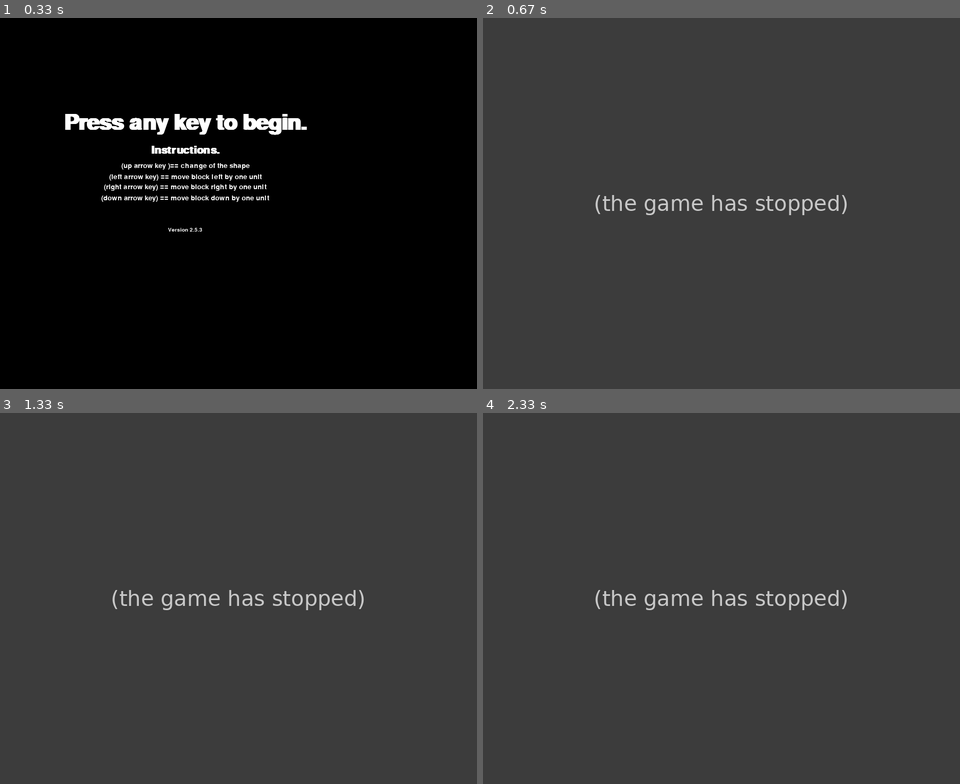
Above: before the commit, frames 1-4 (two rows, left to right).
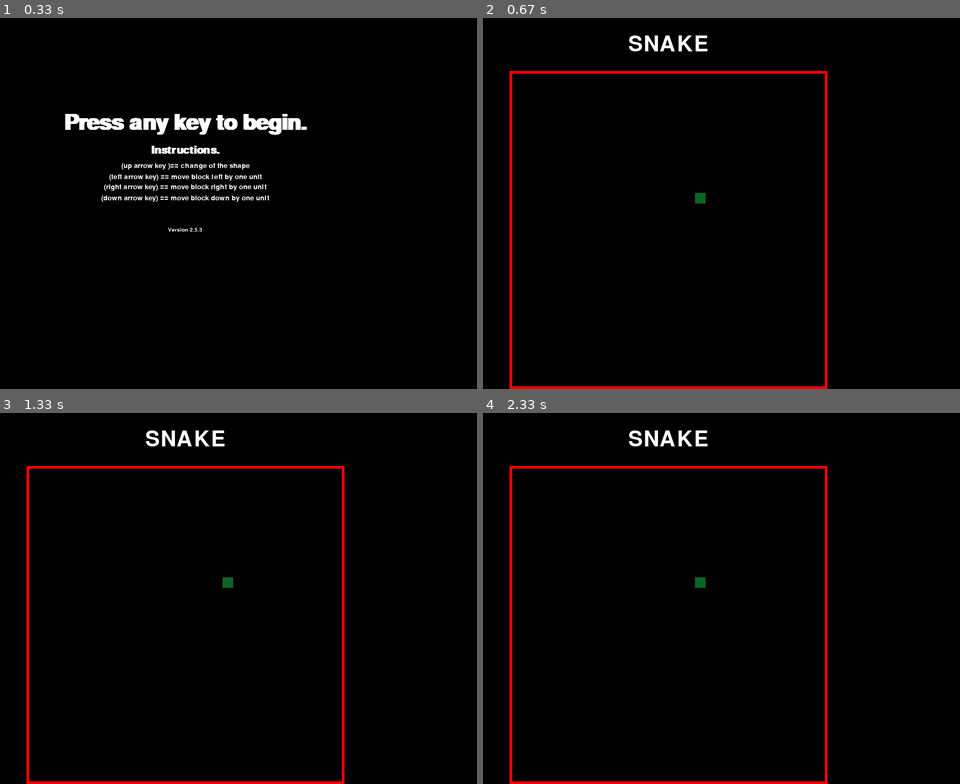
Above: after the commit, the same moments.

Repository: mohitiitr/snake-pygame
Game: pygame game, started from version 1/snake.py
The game is run twice, just before and just after one commit, with the same random seed, the same clock (stepped at 60 frames per second) and the same inputs.
Inputs:
- Up to frame 1 (0.33 s): no input
- Up to frame 2 (0.67 s): tap Space at 0.33 s
- Up to frame 3 (1.33 s): hold Right 0.67-1.13 s; hold Up from 1.17 s (still down)
- Up to frame 4 (2.33 s): release Up at 1.63 s; hold Left from 2.17 s (still down)

Frame 1 is identical in both runs. In frame 2, 100% of the frame differs, in the area x 0-100%, y 0-100%; in frame 3, 100%; in frame 4, 100%.
Error before the commit: NameError: name 'convert_shape_format' is not defined (snake.py line 165); the game stopped at 0.35 s (later frames are placeholders)

Commit message:
snake is ready to rrock now food is to be created

Diff:
--- a/version 1/snake.py
+++ b/version 1/snake.py
@@ -19,6 +19,10 @@
 
  ## GLOBAL SCORE VARS
 score = [0,0,0]
+
+# snake details
+snake = [(top_left_x + play_width/2 , top_left_y+ play_height/2)]
+direction = 1
 
 #colors of food that will be generated
 food_colors = [(0, 255, 0), (255, 0, 0), (0, 255, 255), (255, 255, 0), (255, 165, 0), (0, 0, 255), (128, 0, 128)]
@@ -84,22 +88,102 @@
     #         pygame.draw.rect(surface, grid[i][j], (top_left_x + j* block_size, top_left_y + i * block_size, block_size, block_size), 0)
 
     # draw mesh
-    # IF YOU WANT TO DISABLE THE MESH JUST COMMENT THE LINE OF CODE BELOW
-    draw_mesh(surface, 30, 30)
+    # IF YOU WANT TO DISABLE / DRAW THE MESH JUST COMMENT / UNCOMMENT THE LINE OF CODE BELOW
+    # draw_mesh(surface, 30, 30)
     #border
     pygame.draw.rect(surface, (255, 0, 0), (top_left_x, top_left_y, play_width, play_height), 5)
     # pygame.display.update()
 
 
+
+def is_next_move_valid(x , y):
+    global snake
+
+    if len(snake)>0:
+        for index in range(len(snake)-1):
+            item = snake[index]
+            if x == item[0] and y == item[1]:
+                return False
+
+    if ( x >= top_left_x+play_width + 3* block_size )   or (x <= top_left_x + 1 * block_size   ) :
+        return False
+    if (y >= top_left_y+play_height  - 2* block_size) or (y <= top_left_y - 4 *block_size) :
+        return False
+
+    return True
+
+
+
+def make_snake_move(surface):
+    global snake
+    global direction
+
+    # draw_text_middle('make snake move', 50, (255,255,255), win)
+    # pygame.display.update()
+    # pygame.time.delay(2000)
+    # draw_text_middle('make snake move' ,50, (0,0,0), win)
+
+    pygame.display.update()
+    #remove last snake block
+    item = snake[-1]
+    x = item[0]
+    y = item[1]
+    #enter next snake's loaction
+    try :
+        item = snake[0]
+        x_new = item[0]
+        y_new = item[1]
+    except :
+        x_new = x
+        y_new = y
+    if direction == 0: # move right
+        y_new += block_size
+    elif direction == 1: # move up
+        x_new -= block_size
+    elif direction == 2 : #move l
+        y_new -= block_size
+    elif direction == 3 :
+        x_new += block_size
+    else :# some weired thing happend and we need to check
+        x_new+=1
+        draw_text_atXY('WARNING', 30, (255, 255, 255), surface ,play_width + 70 ,play_height/2 +70, False)
+        draw_text_atXY('direction is '+str(direction), 10, (255, 255, 255), surface ,play_width + 70,play_height/2 +70, False)
+
+
+    if is_next_move_valid(x_new , y_new) :
+
+
+        # draw_text_middle(''+str(x_new) + " " + str(y_new), 50, (255,255,255), win)
+        # pygame.display.update()
+        # pygame.time.delay(2000)
+        # draw_text_middle(''+str(x_new) + " " + str(y_new), 50, (0,0,0), win)
+
+        # add new point to the snake
+        snake.insert(0,(x_new , y_new))
+        #remove last element in snake
+        snake.pop()
+        # draw the new snake block on the screen
+        pygame.draw.rect(surface, snake_color, ( y_new, x_new, block_size, block_size), 0)
+
+        # delete the last snake block
+        pygame.draw.rect(surface, (0,0,0), ( y,  x, block_size, block_size), 0)
+
+        return True
+
+    return False
+
+
+
+
+
 def main():
-    global grid
-    global score
-
+
+    # global score
+     # snake this is list which contains the coordinates where snake currently is
+    global snake
     # if direction is 0 (right) , 1(up) , 2(left ) or 3 (down)
-    direction = 1
-
-    # snake this is list which contains the coordinates where snake currently is
-    snake = [(top_left_x + play_width/2 , top_left_y+ play_height/2)]
+    global direction
+
 
 
     # to run the game
@@ -114,19 +198,25 @@
     # snakes's speed
     move_speed = 0.27
 
-    while run:
+    draw_window(win)
+    # pygame.draw.rect(win, snake_color, ( top_left_x + 10, top_left_y +10* block_size, block_size, block_size), 0)
+    valid = make_snake_move(win)
+    # draw_text_middle("valid is " +str(valid), 50, (255,255,255), win)
+    # pygame.display.update()
+    # pygame.time.delay(2000)
+    # draw_text_middle("valid is " +str(valid), 50, (0,0,0), win)
+
+    while run and valid:
 
 
         move_time += clock.get_rawtime()
         clock.tick()
 
-        # PIECE moveING CODE
+        # SNAKE MOVING CODE
         if move_time/1000 >= move_speed:
             move_time = 0
-            current_piece.y += 1
-            if not (valid_space(current_piece, grid)) and current_piece.y > 0:
-                current_piece.y -= 1
-                change_piece = True
+            valid = make_snake_move(win)
+
 
         for event in pygame.event.get():
             if event.type == pygame.QUIT:
@@ -136,66 +226,40 @@
 
             if event.type == pygame.KEYDOWN:
                 if event.key == pygame.K_LEFT:
-                    current_piece.x -= 1
-                    if not valid_space(current_piece, grid):
-                        current_piece.x += 1
+                    direction = 2 # 2 is left
+
 
                 elif event.key == pygame.K_RIGHT:
-                    current_piece.x += 1
-                    if not valid_space(current_piece, grid):
-                        current_piece.x -= 1
+                    direction = 0 # 0 is right
+
+
                 elif event.key == pygame.K_UP:
-                    # rotate shape
-                    current_piece.rotation = current_piece.rotation + 1 % len(current_piece.shape)
-                    if not valid_space(current_piece, grid):
-                        current_piece.rotation = current_piece.rotation - 1 % len(current_piece.shape)
+                    direction = 1 # 1 is up
+
 
                 if event.key == pygame.K_DOWN:
-                    # move shape down
-                    current_piece.y += 1
-                    if not valid_space(current_piece, grid):
-                        current_piece.y -= 1
-
-                '''if event.key == pygame.K_SPACE:
-                   while valid_space(current_piece, grid):
-                       current_piece.y += 1
-                   current_piece.y -= 1
-                   print(convert_shape_format(current_piece))'''  # todo fix
-
-        shape_pos = convert_shape_format(current_piece)
-
-        # add piece to the grid for drawing
-        for i in range(len(shape_pos)):
-            x, y = shape_pos[i]
-            if y > -1:
-                grid[y][x] = current_piece.color
-
-        # IF PIECE HIT GROUND
-        if change_piece:
-            for pos in shape_pos:
-                p = (pos[0], pos[1])
-                snake[p] = current_piece.color
-            current_piece = next_piece
-            next_piece = get_shape()
-            change_piece = False
-
-            # call four times to check for multiple clear rows
-            score[0] +=  clear_rows(grid, snake)*10
-
-        draw_window(win)
-        draw_next_shape(next_piece, win)
-        draw_text_atXY('Current Score : '+str(score[0]), 35, (255, 255, 255), win ,play_width + 120,play_height/2 +70, False)
-        draw_text_atXY('Best Score : '+str(score[2]), 25, (255, 255, 255), win ,play_width + 120,play_height/2 +90, False)
-        draw_text_atXY('2nd Best Score : '+str(score[1]), 20, (255, 255, 255), win ,play_width + 118,play_height/2 +110, False)
+                    direction = 3 # 3 is down
+
+                valid = make_snake_move(win)
+
+
+
+
+
+
+        # draw_text_atXY('Current Score : '+str(score[0]), 35, (255, 255, 255), win ,play_width + 120,play_height/2 +70, False)
+        # draw_text_atXY('Best Score : '+str(score[2]), 25, (255, 255, 255), win ,play_width + 120,play_height/2 +90, False)
+        # draw_text_atXY('2nd Best Score : '+str(score[1]), 20, (255, 255, 255), win ,play_width + 118,play_height/2 +110, False)
         pygame.display.update()
 
-        # Check if user lost
-        if check_lost(snake):
-            run = False
-
+
+
+
+    # score.sort()
+    # score[0]=0
     draw_text_middle("You Lost !!", 50, (255,255,255), win)
-    score.sort()
-    score[0]=0
+    snake = [(top_left_x + play_width/2 , top_left_y+ play_height/2)]
+    direction = 1
     pygame.display.update()
     pygame.time.delay(2000)
 
@@ -224,6 +288,6 @@
 
 
 win = pygame.display.set_mode((s_width, s_height))
-pygame.display.set_caption('Tetris')
+pygame.display.set_caption('Snake')
 
 main_menu()
--- a/version 1/snake_v0_0.py
+++ /dev/null
@@ -1,261 +0,0 @@
-import pygame
-import random
-
-
-
-
-pygame.font.init()
-
-# GLOBALS VARS
-s_width = 900
-s_height = 700
-play_width = 600  # meaning 600 // 30 = 20 width per block
-play_height = 600  # meaning 600 // 30 = 20 height per blo ck
-block_size = 20
-
-top_left_x = (s_width - play_width) // 2
-top_left_y = s_height - play_height
-
-
- ## GLOBAL SCORE VARS
-score = [0,0,0]
-
-
-snake_colors = [(0, 255, 0), (255, 0, 0), (0, 255, 255), (255, 255, 0), (255, 165, 0), (0, 0, 255), (128, 0, 128)]
-# index 0 - 6 represent shape
-
-
-# class Piece(object):
-#     rows = 20  # y
-#     columns = 10  # x
-
-#     def __init__(self, column, row, shape):
-#         self.x = column
-#         self.y = row
-#         self.shape = shape
-#         self.color = shape_colors[shapes.index(shape)]
-#         self.rotation = 0  # number from 0-3
-
-
-def create_grid(locked_positions={}):
-    grid = [[(0,0,0) for x in range(10)] for x in range(20)]
-
-    for i in range(len(grid)):
-        for j in range(len(grid[i])):
-            if (j,i) in locked_positions:
-                c = locked_positions[(j,i)]
-                grid[i][j] = c
-    return grid
-
-
-
-
-def valid_space(shape, grid):
-    accepted_positions = [[(j, i) for j in range(10) if grid[i][j] == (0,0,0)] for i in range(20)]
-    accepted_positions = [j for sub in accepted_positions for j in sub]
-    formatted = convert_shape_format(shape)
-
-    for pos in formatted:
-        if pos not in accepted_positions:
-            if pos[1] > -1:
-                return False
-
-    return True
-
-
-def draw_text_atXY(text, size, color, surface ,x = play_width/2 ,  y = play_height/2 , isbold = True):
-    font = pygame.font.SysFont('comicsans', size, bold=isbold)
-    label = font.render(text, 1, color)
-
-    surface.blit(label, (top_left_x  + x - (label.get_width() / 2), (top_left_y + y- label.get_height()/2)  ))
-
-
-#this takes the y parameter as input to display contents at given y but x is the middle of the screen
-def draw_text_atY(text, size, color, surface , y = play_height/2 , isbold = True):
-    font = pygame.font.SysFont('comicsans', size, bold=isbold)
-    label = font.render(text, 1, color)
-
-    surface.blit(label, (top_left_x + play_width/2 - (label.get_width() / 2), (top_left_y + y- label.get_height()/2)  ))
-
-
-
-def draw_text_middle(text, size, color, surface):
-    font = pygame.font.SysFont('comicsans', size, bold=True)
-    label = font.render(text, 1, color)
-
-    surface.blit(label, (top_left_x + play_width/2 - (label.get_width() / 2), top_left_y + play_height/2 - label.get_height()/2))
-
-
-def draw_grid(surface, row, col):
-    sx = top_left_x
-    sy = top_left_y
-    for i in range(row):
-        pygame.draw.line(surface, (128,128,128), (sx, sy+ i*block_size), (sx + play_width, sy + i * block_size))  # horizontal lines
-        for j in range(col):
-            pygame.draw.line(surface, (128,128,128), (sx + j * block_size, sy), (sx + j * block_size, sy + play_height))  # vertical lines
-
-
-
-# def draw_next_shape(shape, surface):
-#     font = pygame.font.SysFont('comicsans', 30)
-#     label = font.render('Next Shape', 1, (255,255,255))
-
-#     sx = top_left_x + play_width + 50
-#     sy = top_left_y + play_height/2 - 100
-#     format = shape.shape[shape.rotation % len(shape.shape)]
-
-#     for i, line in enumerate(format):
-#         row = list(line)
-#         for j, column in enumerate(row):
-#             if column == '0':
-#                 pygame.draw.rect(surface, shape.color, (sx + j*30, sy + i*30, 30, 30), 0)
-
-#     surface.blit(label, (sx + 10, sy- 30))
-
-
-def draw_window(surface):
-    surface.fill((0,0,0))
-    # Tetris Title
-    font = pygame.font.SysFont('comicsans', 60)
-    label = font.render('SNAKE', 1, (255,255,255))
-
-    surface.blit(label, (top_left_x + play_width / 2 - (label.get_width() / 2), 30))
-
-    for i in range(len(grid)):
-        for j in range(len(grid[i])):
-            pygame.draw.rect(surface, grid[i][j], (top_left_x + j* 30, top_left_y + i * 30, 30, 30), 0)
-
-    # draw grid and border
-    draw_grid(surface, 20, 10)
-    pygame.draw.rect(surface, (255, 0, 0), (top_left_x, top_left_y, play_width, play_height), 5)
-    # pygame.display.update()
-
-
-def main():
-    global grid
-    global score
-
-    locked_positions = {}  # (x,y):(255,0,0)
-    grid = create_grid(locked_positions)
-
-    change_piece = False
-    run = True
-    current_piece = get_shape()
-    next_piece = get_shape()
-    clock = pygame.time.Clock()
-    fall_time = 0
-
-    while run:
-        fall_speed = 0.27
-
-        grid = create_grid(locked_positions)
-        fall_time += clock.get_rawtime()
-        clock.tick()
-
-        # PIECE FALLING CODE
-        if fall_time/1000 >= fall_speed:
-            fall_time = 0
-            current_piece.y += 1
-            if not (valid_space(current_piece, grid)) and current_piece.y > 0:
-                current_piece.y -= 1
-                change_piece = True
-
-        for event in pygame.event.get():
-            if event.type == pygame.QUIT:
-                run = False
-                pygame.display.quit()
-                quit()
-
-            if event.type == pygame.KEYDOWN:
-                if event.key == pygame.K_LEFT:
-                    current_piece.x -= 1
-                    if not valid_space(current_piece, grid):
-                        current_piece.x += 1
-
-                elif event.key == pygame.K_RIGHT:
-                    current_piece.x += 1
-                    if not valid_space(current_piece, grid):
-                        current_piece.x -= 1
-                elif event.key == pygame.K_UP:
-                    # rotate shape
-                    current_piece.rotation = current_piece.rotation + 1 % len(current_piece.shape)
-                    if not valid_space(current_piece, grid):
-                        current_piece.rotation = current_piece.rotation - 1 % len(current_piece.shape)
-
-                if event.key == pygame.K_DOWN:
-                    # move shape down
-                    current_piece.y += 1
-                    if not valid_space(current_piece, grid):
-                        current_piece.y -= 1
-
-                '''if event.key == pygame.K_SPACE:
-                   while valid_space(current_piece, grid):
-                       current_piece.y += 1
-                   current_piece.y -= 1
-                   print(convert_shape_format(current_piece))'''  # todo fix
-
-        shape_pos = convert_shape_format(current_piece)
-
-        # add piece to the grid for drawing
-        for i in range(len(shape_pos)):
-            x, y = shape_pos[i]
-            if y > -1:
-                grid[y][x] = current_piece.color
-
-        # IF PIECE HIT GROUND
-        if change_piece:
-            for pos in shape_pos:
-                p = (pos[0], pos[1])
-                locked_positions[p] = current_piece.color
-            current_piece = next_piece
-            next_piece = get_shape()
-            change_piece = False
-
-            # call four times to check for multiple clear rows
-            score[0] +=  clear_rows(grid, locked_positions)*10
-
-        draw_window(win)
-        draw_next_shape(next_piece, win)
-        draw_text_atXY('Current Score : '+str(score[0]), 35, (255, 255, 255), win ,play_width + 120,play_height/2 +70, False)
-        draw_text_atXY('Best Score : '+str(score[2]), 25, (255, 255, 255), win ,play_width + 120,play_height/2 +90, False)
-        draw_text_atXY('2nd Best Score : '+str(score[1]), 20, (255, 255, 255), win ,play_width + 118,play_height/2 +110, False)
-        pygame.display.update()
-
-        # Check if user lost
-        if check_lost(locked_positions):
-            run = False
-
-    draw_text_middle("You Lost !!", 50, (255,255,255), win)
-    score.sort()
-    score[0]=0
-    pygame.display.update()
-    pygame.time.delay(2000)
-
-
-def main_menu():
-    run = True
-    while run:
-        win.fill((0,0,0))
-        draw_text_atY('Press any key to begin.', 60, (255, 255, 255), win , 100)
-        draw_text_atY('Instructions.', 30, (255, 255, 255), win , 150 ,True)
-        draw_text_atY('(up arrow key )== change of the shape', 20, (255, 255, 255), win , 180, False)
-        draw_text_atY('(left arrow key) == move block left by one unit', 20, (255, 255, 255), win , 200, False)
-        draw_text_atY('(right arrow key) == move block right by one unit', 20, (255, 255, 255), win , 220, False)
-        draw_text_atY('(down arrow key) == move block down by one unit', 20, (255, 255, 255), win , 240, False)
-        draw_text_atY('Version 2.5.3', 15, (255, 255, 255), win , 300, False)
-
-        pygame.display.update()
-        for event in pygame.event.get():
-            if event.type == pygame.QUIT:
-                run = False
-
-            if event.type == pygame.KEYDOWN:
-                main()
-    #testing for this option
-    #pygame.quit()
-
-
-win = pygame.display.set_mode((s_width, s_height))
-pygame.display.set_caption('Tetris')
-
-main_menu()
